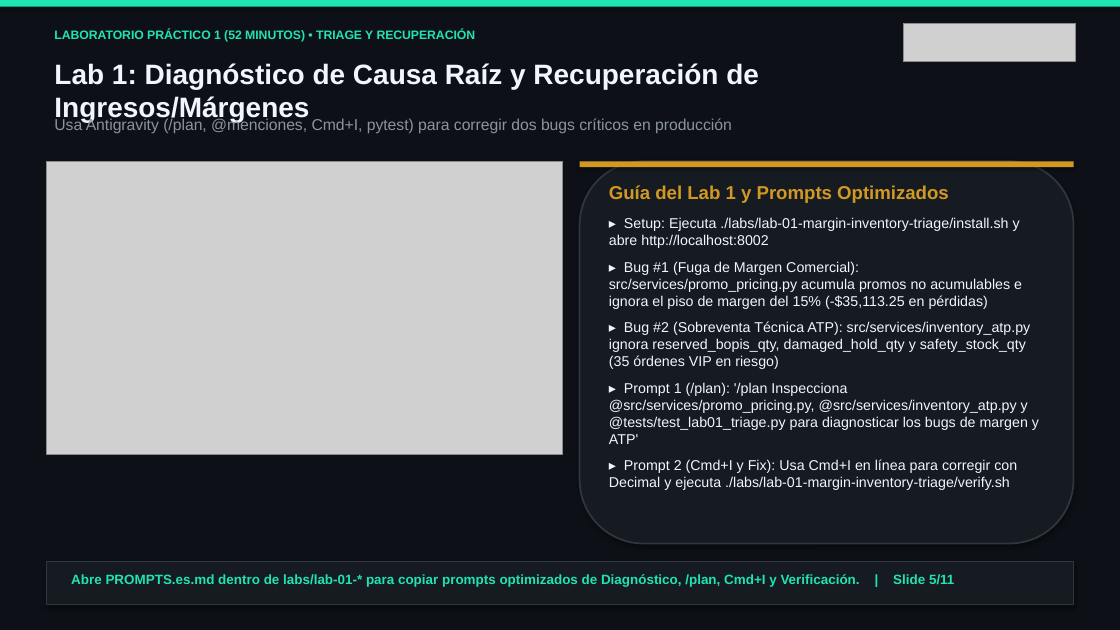
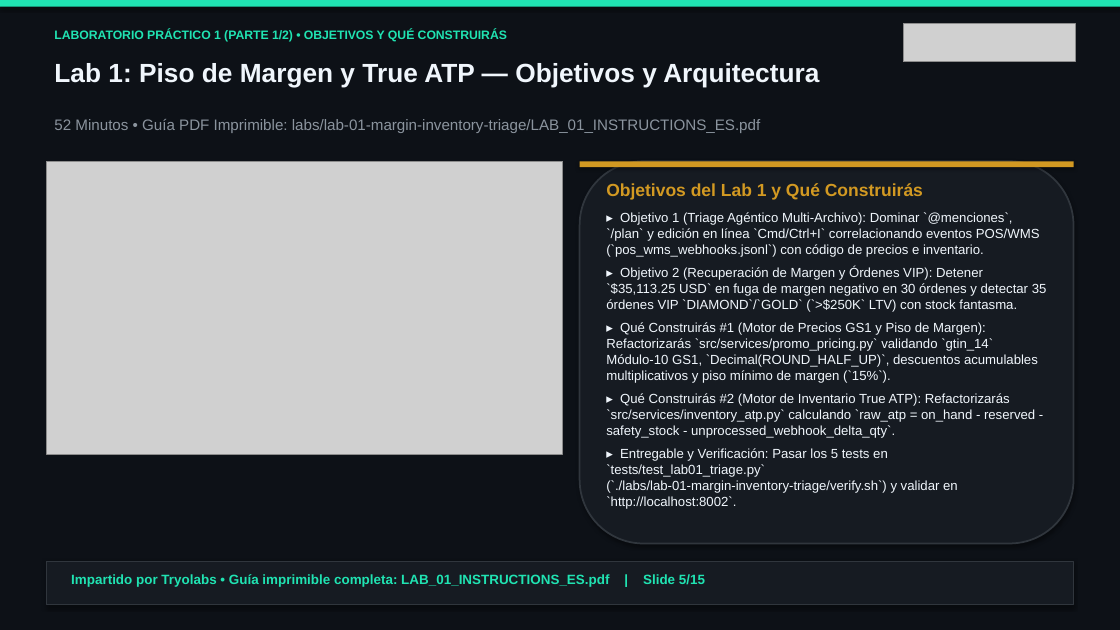
Before and after one commit to tryolabs/antigravity-workshop-retail, a slide deck: slide 5 of slides/antigravity_retail_workshop_es.pptx. Drawn at 1120x630 pixels with LibreOffice and Linux fonts; fonts in the diff are those of the drawing; grey boxes stand for pictures. Boxes give left, top, right and bottom in pixels: in the first picture for what was removed or moved away, otherwise in the second. Text is boxed around its words. In the diff, an @@ line names an element or a change of style, - is before the commit and + after.

Commit message:
Add Tryolabs-branded Lab Instruction PDFs, branded docs, and 15-slide presentations with Lab Objectives, What You Will Build & Step-by-Step Instructions

```diff
--- a/slides/antigravity_retail_workshop_es.pptx
+++ b/slides/antigravity_retail_workshop_es.pptx
@@ text at [54,30,507,42]: text changed @@
-LABORATORIO PRÁCTICO 1 (52 MINUTOS) • TRIAGE Y RECUPERACIÓN
+LABORATORIO PRÁCTICO 1 (PARTE 1/2) • OBJETIVOS Y QUÉ CONSTRUIRÁS
@@ text at [54,63,819,88]: text changed; size 24 to 22.5 pt @@
-Lab 1: Diagnóstico de Causa Raíz y Recuperación de Ingresos/Márgenes
+Lab 1: Piso de Margen y True ATP — Objetivos y Arquitectura
@@ text at [54,119,760,133]: text changed; size 13.5 to 13 pt @@
-Usa Antigravity (/plan, @menciones, Cmd+I, pytest) para corregir dos bugs críticos en producción
+52 Minutos • Guía PDF Imprimible: labs/lab-01-margin-inventory-triage/LAB_01_INSTRUCTIONS_ES.pdf
@@ text at [606,183,1047,509]: text changed; size 12.2 to 11.3 pt @@
-Guía del Lab 1 y Prompts Optimizados
-▸ Setup: Ejecuta ./labs/lab-01-margin-inventory-triage/install.sh y abre http://localhost:8002
-▸ Bug #1 (Fuga de Margen Comercial): src/services/promo_pricing.py acumula promos no acumulables e ignora el piso de margen del 15% (-$35,113.25 en pérdidas)
-▸ Bug #2 (Sobreventa Técnica ATP): src/services/inventory_atp.py ignora reserved_bopis_qty, damaged_hold_qty y safety_stock_qty (35 órdenes VIP en riesgo)
-▸ Prompt 1 (/plan): '/plan Inspecciona @src/services/promo_pricing.py, @src/services/inventory_atp.py y @tests/test_lab01_triage.py para diagnosticar los bugs de margen y ATP'
-▸ Prompt 2 (Cmd+I y Fix): Usa Cmd+I en línea para corregir con Decimal y ejecuta ./labs/lab-01-margin-inventory-triage/verify.sh
+Objetivos del Lab 1 y Qué Construirás
+▸ Objetivo 1 (Triage Agéntico Multi-Archivo): Dominar `@menciones`, `/plan` y edición en línea `Cmd/Ctrl+I` correlacionando eventos POS/WMS (`pos_wms_webhooks.jsonl`) con código de precios e inventario.
+▸ Objetivo 2 (Recuperación de Margen y Órdenes VIP): Detener `$35,113.25 USD` en fuga de margen negativo en 30 órdenes y detectar 35 órdenes VIP `DIAMOND`/`GOLD` (`>$250K` LTV) con stock fantasma.
+▸ Qué Construirás #1 (Motor de Precios GS1 y Piso de Margen): Refactorizarás `src/services/promo_pricing.py` validando `gtin_14` Módulo-10 GS1, `Decimal(ROUND_HALF_UP)`, descuentos acumulables multiplicativos y piso mínimo de margen (`15%`).
+▸ Qué Construirás #2 (Motor de Inventario True ATP): Refactorizarás `src/services/inventory_atp.py` calculando `raw_atp = on_hand - reserved - safety_stock - unprocessed_webhook_delta_qty`.
+▸ Entregable y Verificación: Pasar los 5 tests en `tests/test_lab01_triage.py` (`./labs/lab-01-margin-inventory-triage/verify.sh`) y validar en `http://localhost:8002`.
@@ text at [71,574,705,587]: text changed @@
-Abre PROMPTS.es.md dentro de labs/lab-01-* para copiar prompts optimizados de Diagnóstico, /plan, Cmd+I y Verificación. | Slide 5/11
+Impartido por Tryolabs • Guía imprimible completa: LAB_01_INSTRUCTIONS_ES.pdf | Slide 5/15
```
Also in this commit, not shown: 10 other slides changed, 4 slides added, 35 other files.
